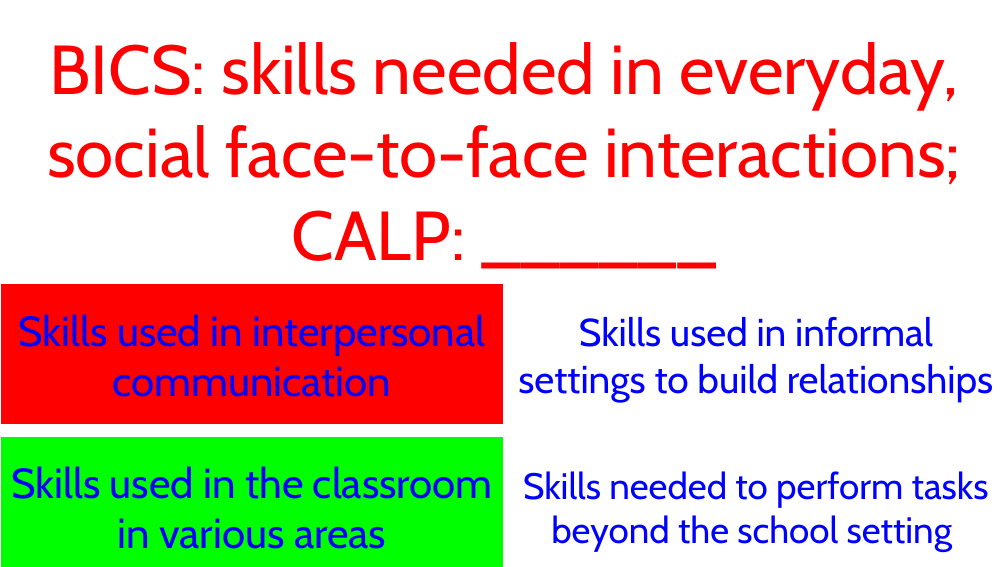
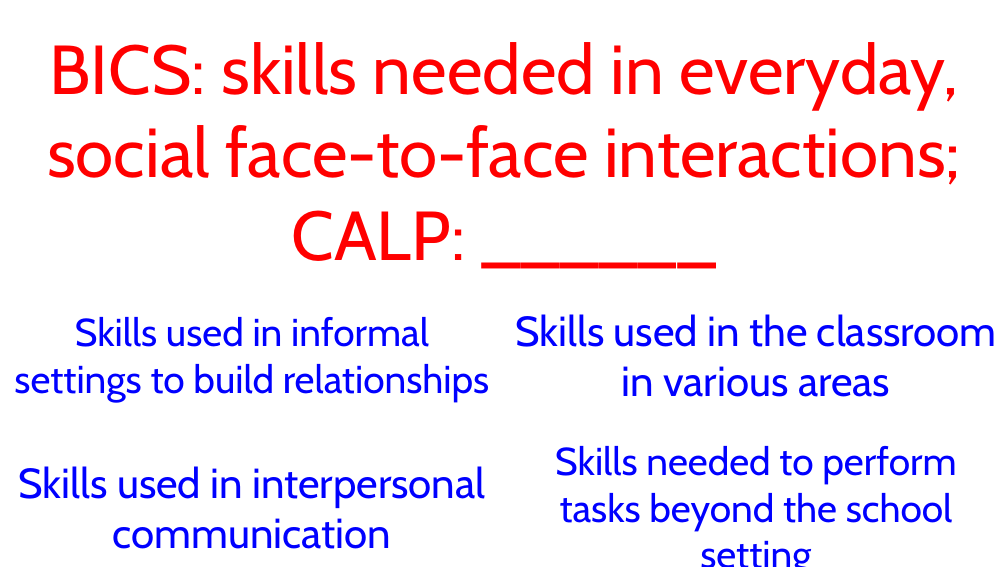
Before and after one commit to JoshuaRifareal/LET-Flashcards, a slide deck: slide 14 of Cards.pptm (slide 2 before the commit). Drawn at 1008x567 pixels with LibreOffice and Linux fonts; fonts in the diff are those of the drawing. Boxes give left, top, right and bottom in pixels: in the first picture for what was removed or moved away, otherwise in the second. Text is boxed around its words. In the diff, an @@ line names an element or a change of style, - is before the commit and + after.

```diff
--- a/Cards.pptm
+++ b/Cards.pptm
@@ action button blank "Skills used in informal settings ..." at (x1=0, y1=284, x2=504, y2=426): fill #FF0000 to #FFFFFF @@
@@ text in action button blank at (x1=14, y1=317, x2=490, y2=402): text changed; size 40 to 37 pt @@
-Skills used in interpersonal communication
+Skills used in informal settings to build relationships
@@ text in action button blank at (x1=515, y1=314, x2=997, y2=397): text changed; size 37 to 40 pt @@
-Skills used in informal settings to build relationships
+Skills used in the classroom in various areas
@@ action button blank "Skills used in interpersonal communication" at (x1=0, y1=436, x2=504, y2=567): fill #00FF00 to #FFFFFF @@
@@ action button blank "Skills needed to perform tasks ..." at (x1=504, y1=436, x2=1008, y2=567): size 35 to 37 pt @@
@@ text in action button blank at (x1=18, y1=466, x2=485, y2=549): text changed @@
-Skills used in the classroom in various areas
+Skills used in interpersonal communication
```
Also in this commit, not shown: 9 other slides changed, 6 slides added, 91 slides removed.
